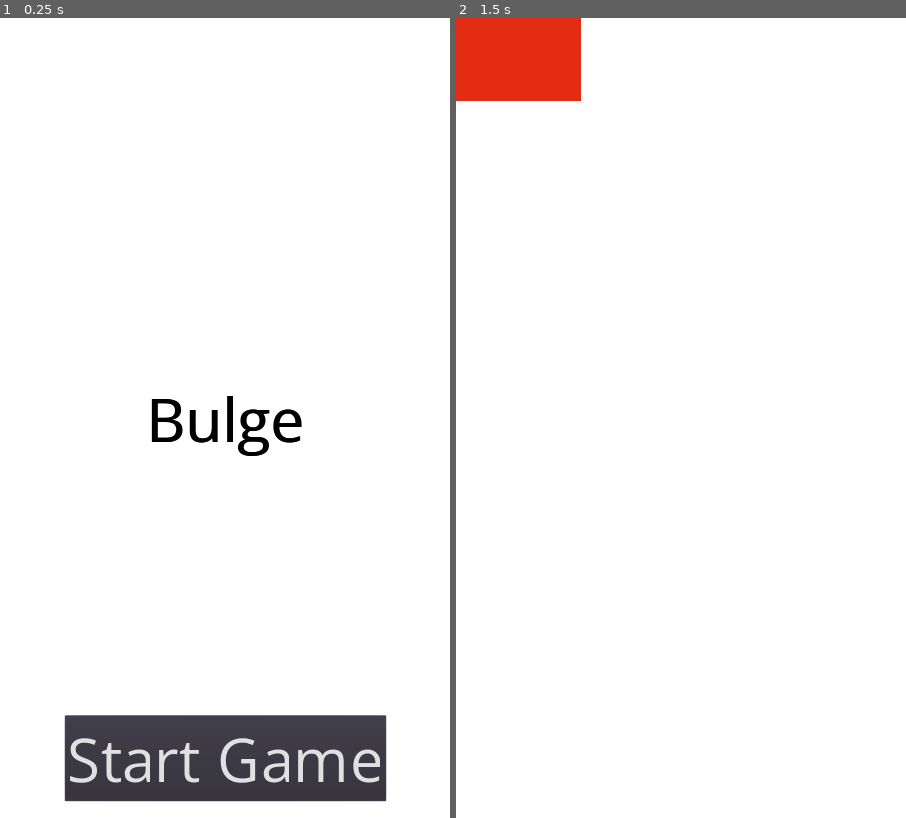
Above: before the commit, frames 1-2 (left to right).
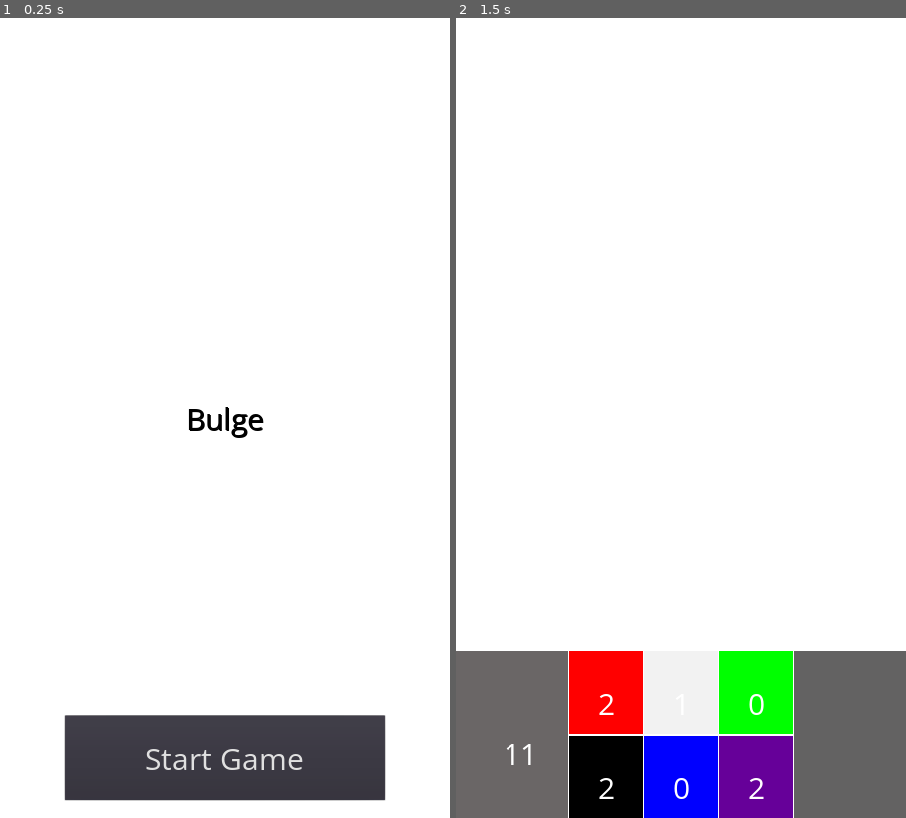
Above: after the commit, the same moments.

Repository: lieuzhenghong/bulge
Game: Godot game, scene res://TitleScreen.tscn
Same seed, same stepped clock (60 frames per second), same inputs: the game is played once before the commit and once after it. Before the commit the project starts from res://Control.tscn.
Inputs:
- Up to frame 1 (0.25 s): no input
- Up to frame 2 (1.5 s): click "Start Game" at 0.5 s; tap Enter at 1.25 s

The runs differ from the first frame. In frame 1, 2.4% of the frame differs, in the area x 14-86%, y 47-98%; in frame 2, 22%, in the area x 0-100%, y 0-100%.

Commit message:
main scene

Diff:
--- /dev/null
+++ b/Deck.gd
@@ -0,0 +1,30 @@
+extends "res://Pile.gd"
+# Called when the node enters the scene tree for the first time.
+func _ready():
+	self.contents = [3,3,3,3,3,3]
+
+func _process(delta):
+	var sum = 0
+	for i in range(self.contents.size()):
+		sum += self.contents[i]
+	$Label.text = str(sum)
+
+func give_card():
+	var valid_draw = false
+	var prospective_draw
+	# FIXME check if deck is empty otherwise we're stuck in an infinite loop here
+
+	if self.contents.max() == 0:
+		return -1
+
+	while not valid_draw:
+		prospective_draw = randi() % 6
+		assert(prospective_draw >= 0 and prospective_draw < 6)
+		if self.contents[prospective_draw] > 0:
+			valid_draw = true
+			break
+		else:
+			pass
+
+	self.contents[prospective_draw] -= 1
+	return prospective_draw
--- /dev/null
+++ b/Deck.tscn
@@ -0,0 +1,26 @@
+[gd_scene load_steps=4 format=2]
+
+[ext_resource path="res://Deck.gd" type="Script" id=1]
+[ext_resource path="res://assets/OpenSans-VariableFont_wdth,wght.ttf" type="DynamicFontData" id=2]
+
+[sub_resource type="DynamicFont" id=1]
+size = 72
+font_data = ExtResource( 2 )
+
+[node name="Deck" type="ColorRect"]
+margin_right = 40.0
+margin_bottom = 40.0
+script = ExtResource( 1 )
+
+[node name="Label" type="Label" parent="."]
+anchor_left = 0.5
+anchor_top = 0.5
+anchor_right = 0.5
+anchor_bottom = 0.5
+margin_left = -20.0
+margin_top = -7.0
+margin_right = 20.0
+margin_bottom = 7.0
+custom_fonts/font = SubResource( 1 )
+align = 1
+valign = 1
--- /dev/null
+++ b/DiscardPile.gd
@@ -0,0 +1,15 @@
+extends "res://Pile.gd"
+
+# Declare member variables here. Examples:
+# var a = 2
+# var b = "text"
+
+
+# Called when the node enters the scene tree for the first time.
+func _ready():
+	pass # Replace with function body.
+
+
+# Called every frame. 'delta' is the elapsed time since the previous frame.
+#func _process(delta):
+#	pass
--- /dev/null
+++ b/DiscardPile.tscn
@@ -0,0 +1,8 @@
+[gd_scene load_steps=2 format=2]
+
+[ext_resource path="res://DiscardPile.gd" type="Script" id=1]
+
+[node name="DiscardPile" type="ColorRect"]
+margin_right = 40.0
+margin_bottom = 40.0
+script = ExtResource( 1 )
--- /dev/null
+++ b/Hand.gd
@@ -0,0 +1,19 @@
+extends "res://Pile.gd"
+
+# Called when the node enters the scene tree for the first time.
+func _ready():
+	$GridContainer/RedManaButton.color = Color(1, 0, 0, 1)
+	$GridContainer/WhiteManaButton.color = Color(0.95, 0.95, 0.95, 1)
+	$GridContainer/GreenManaButton.color = Color(0, 1, 0, 1)
+	$GridContainer/BlackManaButton.color = Color(0, 0, 0, 1)
+	$GridContainer/BlueManaButton.color = Color(0, 0, 1, 1)
+	$GridContainer/PurpleManaButton.color = Color(0.4, 0, 0.6, 1)
+
+# TODO obviously dirty as hell, don't hardcode these values
+func _process(_delta):
+	$GridContainer/RedManaButton.mana_value = self.contents[0]
+	$GridContainer/WhiteManaButton.mana_value = self.contents[1]
+	$GridContainer/GreenManaButton.mana_value = self.contents[2]
+	$GridContainer/BlackManaButton.mana_value = self.contents[3]
+	$GridContainer/BlueManaButton.mana_value = self.contents[4]
+	$GridContainer/PurpleManaButton.mana_value = self.contents[5]
--- /dev/null
+++ b/Hand.tscn
@@ -0,0 +1,45 @@
+[gd_scene load_steps=3 format=2]
+
+[ext_resource path="res://Hand.gd" type="Script" id=1]
+[ext_resource path="res://ManaButton.tscn" type="PackedScene" id=2]
+
+[node name="Hand" type="ColorRect"]
+script = ExtResource( 1 )
+
+[node name="GridContainer" type="GridContainer" parent="."]
+anchor_right = 1.0
+anchor_bottom = 1.0
+size_flags_horizontal = 3
+size_flags_vertical = 3
+columns = 3
+
+[node name="RedManaButton" parent="GridContainer" instance=ExtResource( 2 )]
+margin_right = 0.0
+margin_bottom = 0.0
+
+[node name="WhiteManaButton" parent="GridContainer" instance=ExtResource( 2 )]
+margin_left = 4.0
+margin_right = 4.0
+margin_bottom = 0.0
+
+[node name="GreenManaButton" parent="GridContainer" instance=ExtResource( 2 )]
+margin_left = 8.0
+margin_right = 8.0
+margin_bottom = 0.0
+
+[node name="BlackManaButton" parent="GridContainer" instance=ExtResource( 2 )]
+margin_top = 4.0
+margin_right = 0.0
+margin_bottom = 4.0
+
+[node name="BlueManaButton" parent="GridContainer" instance=ExtResource( 2 )]
+margin_left = 4.0
+margin_top = 4.0
+margin_right = 4.0
+margin_bottom = 4.0
+
+[node name="PurpleManaButton" parent="GridContainer" instance=ExtResource( 2 )]
+margin_left = 8.0
+margin_top = 4.0
+margin_right = 8.0
+margin_bottom = 4.0
--- /dev/null
+++ b/Main.gd
@@ -0,0 +1,9 @@
+extends Control
+
+# Called when the node enters the scene tree for the first time.
+func _ready():
+	randomize()
+
+# Called every frame. 'delta' is the elapsed time since the previous frame.
+#func _process(delta):
+#	pass
--- a/Main.tscn
+++ b/Main.tscn
@@ -1,14 +1,24 @@
-[gd_scene load_steps=2 format=2]
+[gd_scene load_steps=3 format=2]
 
-[ext_resource path="res://RedButton.tscn" type="PackedScene" id=1]
+[ext_resource path="res://Main.gd" type="Script" id=1]
+[ext_resource path="res://Player.tscn" type="PackedScene" id=3]
 
 [node name="Control" type="Control"]
 anchor_right = 1.0
 anchor_bottom = 1.0
+script = ExtResource( 1 )
 
 [node name="ColorRect" type="ColorRect" parent="."]
 margin_right = 1080.0
 margin_bottom = 1920.0
 rect_min_size = Vector2( 1080, 1920 )
 
-[node name="RedRect" parent="." instance=ExtResource( 1 )]
+[node name="Player" parent="ColorRect" instance=ExtResource( 3 )]
+anchor_left = 0.5
+anchor_top = 1.0
+anchor_right = 0.5
+anchor_bottom = 1.0
+margin_left = -540.0
+margin_top = -400.0
+margin_right = 540.0
+margin_bottom = 0.0
--- /dev/null
+++ b/ManaButton.gd
@@ -0,0 +1,10 @@
+extends ColorRect
+
+export var mana_value = 0
+
+# Called when the node enters the scene tree for the first time.
+func _ready():
+	$Label.text = str(mana_value)
+
+func _process(_delta):
+	$Label.text = str(mana_value)
--- /dev/null
+++ b/ManaButton.tscn
@@ -0,0 +1,35 @@
+[gd_scene load_steps=4 format=2]
+
+[ext_resource path="res://assets/OpenSans-VariableFont_wdth,wght.ttf" type="DynamicFontData" id=1]
+[ext_resource path="res://ManaButton.gd" type="Script" id=2]
+
+[sub_resource type="DynamicFont" id=1]
+size = 72
+font_data = ExtResource( 1 )
+
+[node name="ManaButton" type="ColorRect"]
+margin_right = 300.0
+margin_bottom = 200.0
+size_flags_horizontal = 3
+size_flags_vertical = 3
+color = Color( 1, 0, 0, 1 )
+script = ExtResource( 2 )
+
+[node name="Button" type="Button" parent="."]
+modulate = Color( 1, 1, 1, 0 )
+margin_right = 300.0
+margin_bottom = 200.0
+
+[node name="Label" type="Label" parent="."]
+anchor_left = 0.5
+anchor_top = 0.5
+anchor_right = 0.5
+anchor_bottom = 0.5
+margin_left = -60.5
+margin_top = -25.0
+margin_right = 60.5
+margin_bottom = 25.0
+rect_pivot_offset = Vector2( 1124, 552 )
+custom_fonts/font = SubResource( 1 )
+align = 1
+valign = 1
--- /dev/null
+++ b/Pile.gd
@@ -0,0 +1,7 @@
+extends ColorRect
+
+export var contents = [0,0,0,0,0,0,0]
+
+# Called when the node enters the scene tree for the first time.
+func _ready():
+	pass # Replace with function body.
--- /dev/null
+++ b/Pile.tscn
@@ -0,0 +1,8 @@
+[gd_scene load_steps=2 format=2]
+
+[ext_resource path="res://Pile.gd" type="Script" id=1]
+
+[node name="Pile" type="ColorRect"]
+margin_right = 40.0
+margin_bottom = 40.0
+script = ExtResource( 1 )
--- /dev/null
+++ b/Player.gd
@@ -0,0 +1,17 @@
+extends HBoxContainer
+
+# Called when the node enters the scene tree for the first time.
+func _ready():
+	draw_initial_hand()
+
+# Called every frame. 'delta' is the elapsed time since the previous frame.
+#func _process(delta):
+#	pass
+
+# This needs to be refactored
+func draw_initial_hand():
+	for _i in range(7):
+		print("Drawing card...")
+		# FIXME Deck.give_card() can return -1
+		# TODO refactor this into more general give_card and take_card functions
+		$Hand.contents[$Deck.give_card()] += 1
--- /dev/null
+++ b/Player.tscn
@@ -0,0 +1,34 @@
+[gd_scene load_steps=5 format=2]
+
+[ext_resource path="res://Deck.tscn" type="PackedScene" id=1]
+[ext_resource path="res://Hand.tscn" type="PackedScene" id=2]
+[ext_resource path="res://DiscardPile.tscn" type="PackedScene" id=3]
+[ext_resource path="res://Player.gd" type="Script" id=4]
+
+[node name="Player" type="HBoxContainer"]
+margin_right = 1080.0
+margin_bottom = 400.0
+script = ExtResource( 4 )
+
+[node name="Deck" parent="." instance=ExtResource( 1 )]
+margin_right = 268.0
+margin_bottom = 400.0
+size_flags_horizontal = 3
+size_flags_vertical = 3
+color = Color( 0.415686, 0.4, 0.4, 1 )
+
+[node name="Hand" parent="." instance=ExtResource( 2 )]
+margin_left = 272.0
+margin_right = 808.0
+margin_bottom = 400.0
+size_flags_horizontal = 3
+size_flags_vertical = 3
+size_flags_stretch_ratio = 2.0
+
+[node name="DiscardPile" parent="." instance=ExtResource( 3 )]
+margin_left = 812.0
+margin_right = 1080.0
+margin_bottom = 400.0
+size_flags_horizontal = 3
+size_flags_vertical = 3
+color = Color( 0.388235, 0.384314, 0.384314, 1 )
--- a/RedButton.tscn
+++ /dev/null
@@ -1,11 +0,0 @@
-[gd_scene format=2]
-
-[node name="RedRect" type="ColorRect"]
-margin_right = 300.0
-margin_bottom = 200.0
-color = Color( 0.894118, 0.168627, 0.0745098, 1 )
-
-[node name="Button" type="Button" parent="."]
-modulate = Color( 1, 1, 1, 0 )
-margin_right = 300.0
-margin_bottom = 200.0
--- a/Control.tscn
+++ b/TitleScreen.tscn
@@ -1,11 +1,11 @@
 [gd_scene load_steps=4 format=2]
 
-[ext_resource path="res://assets/OpenSans-VariableFont_wdth,wght.ttf" type="DynamicFontData" id=1]
-[ext_resource path="res://StartButton.gd" type="Script" id=2]
+[ext_resource path="res://StartButton.gd" type="Script" id=1]
+[ext_resource path="res://assets/OpenSans-VariableFont_wdth,wght.ttf" type="DynamicFontData" id=2]
 
 [sub_resource type="DynamicFont" id=1]
-size = 144
-font_data = ExtResource( 1 )
+size = 72
+font_data = ExtResource( 2 )
 
 [node name="Control" type="Control"]
 anchor_right = 1.0
--- a/project.godot
+++ b/project.godot
@@ -11,7 +11,7 @@
 [application]
 
 config/name="bulge"
-run/main_scene="res://Control.tscn"
+run/main_scene="res://TitleScreen.tscn"
 config/icon="res://icon.png"
 
 [display]
Not shown: 1 places in TitleScreen.tscn that only renumber resources
